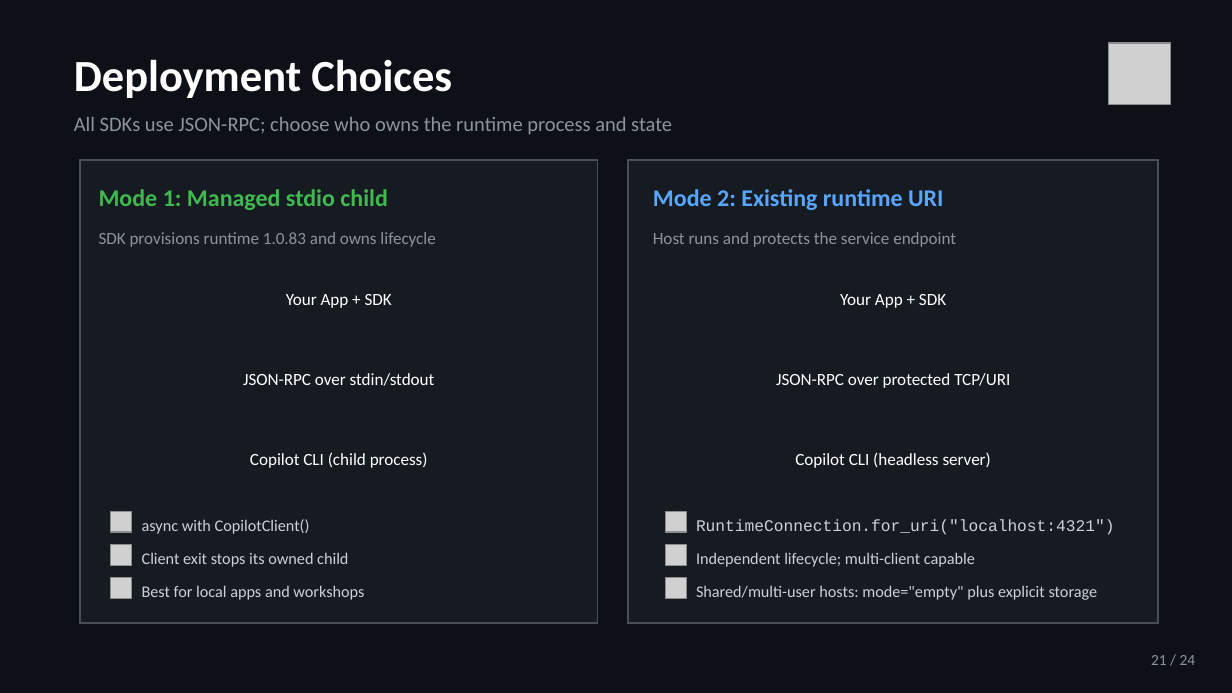
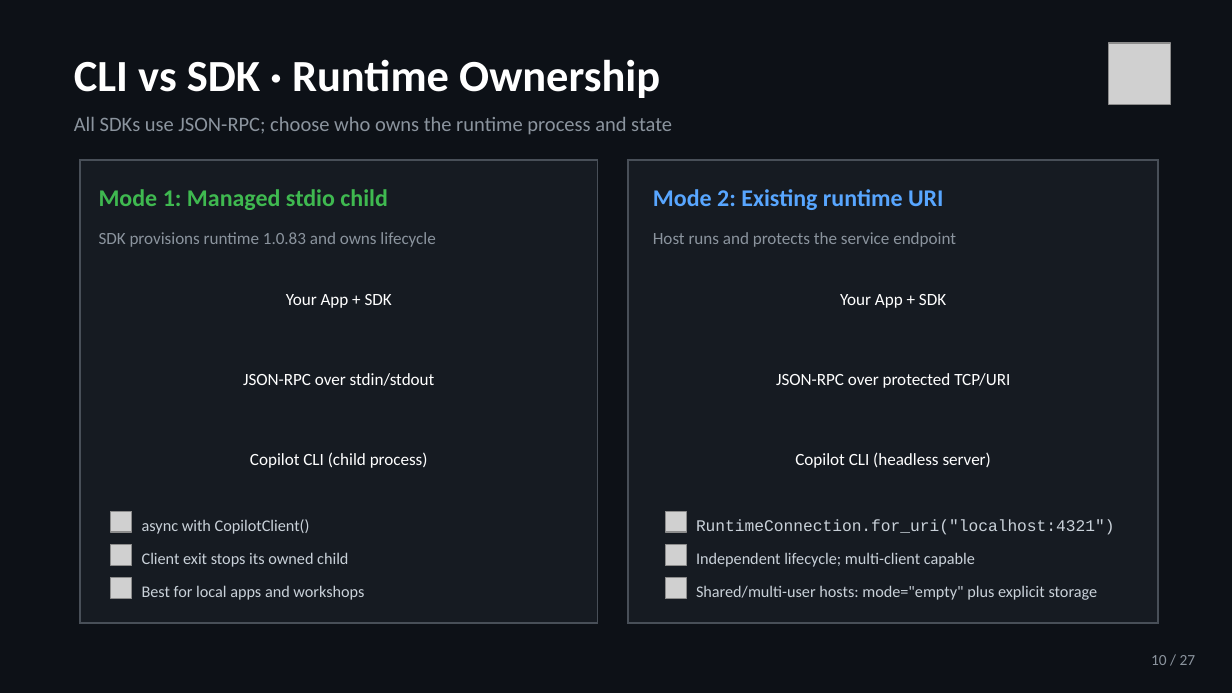
Before and after one commit to jeffrey-groneberg/ghcp_sdk, a slide deck: slide 10 of GitHub-Copilot-SDK.pptx (slide 21 before the commit). Drawn at 1232x693 pixels with LibreOffice and Linux fonts; fonts in the diff are those of the drawing; grey boxes stand for pictures. Boxes give left, top, right and bottom in pixels: in the first picture for what was removed or moved away, otherwise in the second. Text is boxed around its words. In the diff, an @@ line names an element or a change of style, - is before the commit and + after.

```diff
--- a/GitHub-Copilot-SDK.pptx
+++ b/GitHub-Copilot-SDK.pptx
@@ text at (74, 59, 660, 98): text changed @@
-Deployment Choices
+CLI vs SDK · Runtime Ownership
@@ text at (1151, 655, 1196, 665): text changed @@
-21 / 24
+10 / 27
```
Also in this commit, not shown: 23 other slides changed, 3 slides added, 2 other files.
